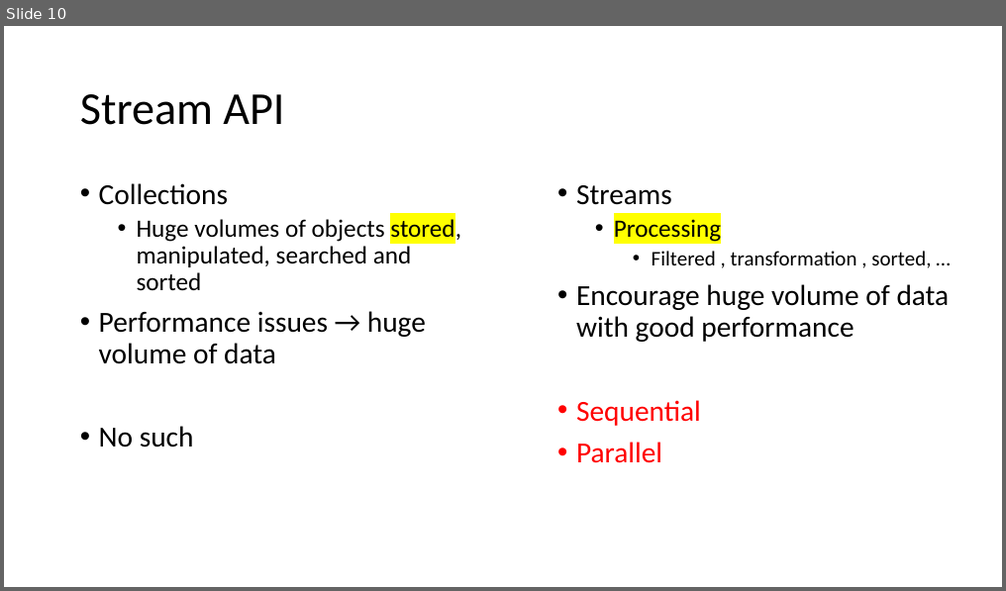
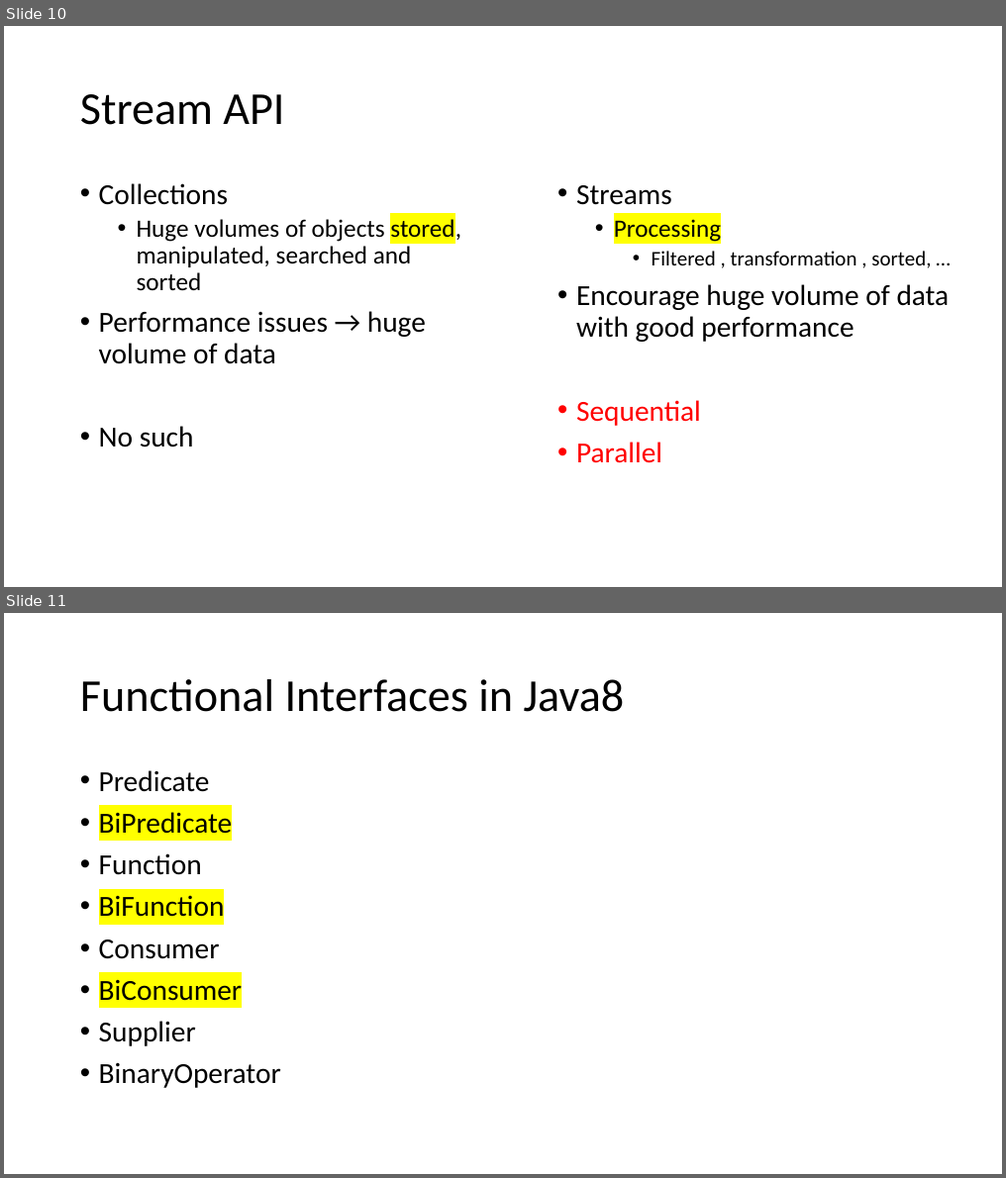
Before and after one commit to caprepo/hackerrank-jul, a slide deck: HackerRank.pptx. Shown one above the other, each under a label of ours: slide 10 before the commit, slides 10 and 11 after it. The pictures are 1006x591 and 1006x1178 pixels, drawn with LibreOffice and Linux fonts; fonts in the diff are those of the drawing. Boxes give left, top, right and bottom in pixels: in the first picture for what was removed or moved away, otherwise in the second. Text is boxed around its words. In the diff, an @@ line names an element or a change of style, - is before the commit and + after.

```diff
--- a/HackerRank.pptx
+++ b/HackerRank.pptx
@@ slide 11 added at [4,613,1002,1174], background #FFFFFF @@
@@ title added at [80,679,625,712], 44 pt, text #000000 @@
+Functional Interfaces in Java8
@@ text added at [99,770,281,1088], 28 pt, text #000000 @@
+• Predicate
+• BiPredicate
+• Function
+• BiFunction
+• Consumer
+• BiConsumer
+• Supplier
+• BinaryOperator
```
Also in this commit, not shown: 10 other slides added.
